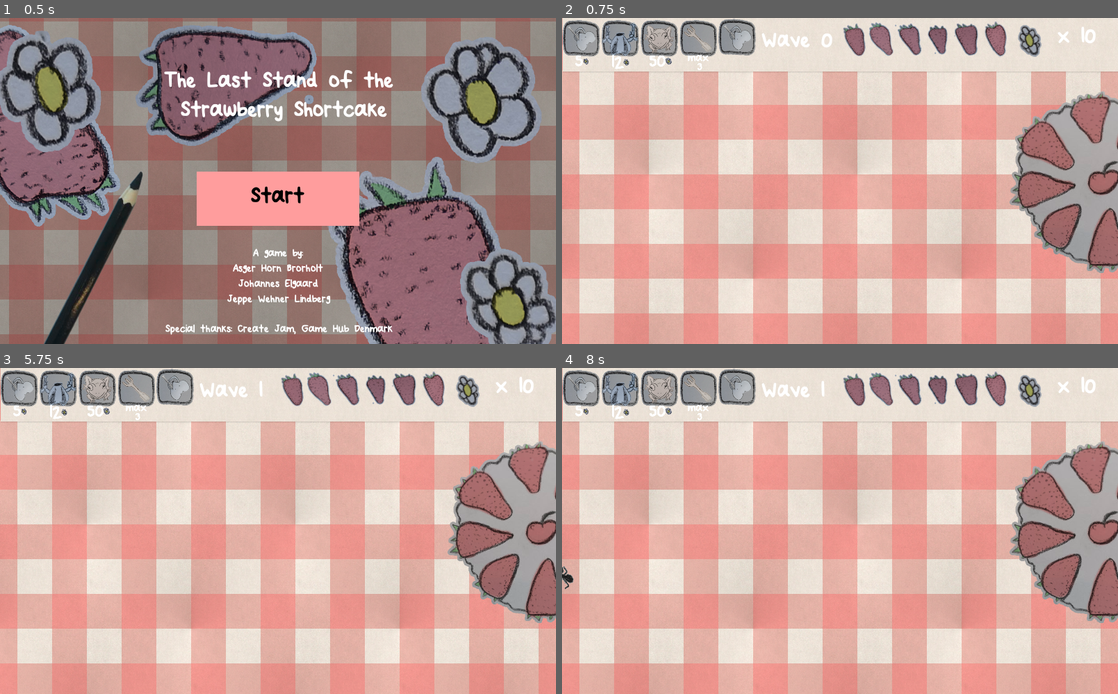
Above: before the commit, frames 1-4 (two rows, left to right).
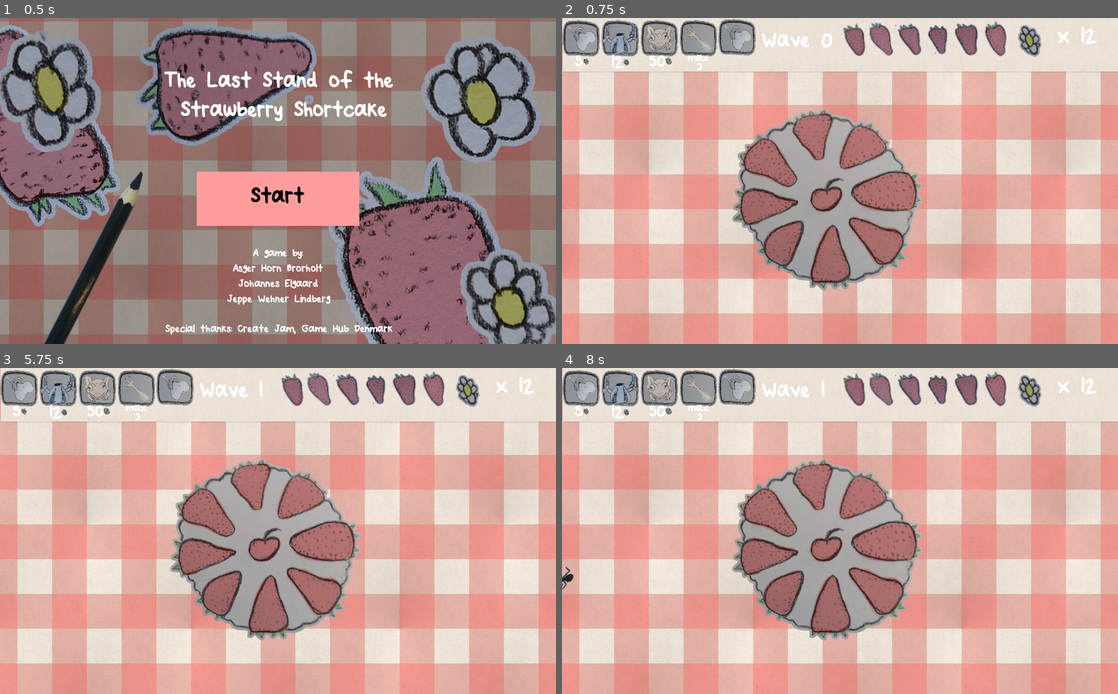
Above: after the commit, the same moments.

Repository: JeppeLindberg/Picnic
Game: Godot game, scene res://Scenes/TitleScreen.tscn
The game is run twice, just before and just after one commit, with the same random seed, the same clock (stepped at 60 frames per second) and the same inputs. The engine's default icon, where the game draws it, is replaced by a stand-in: a white triangle on a blue panel in a dark square.
Inputs (mouse positions are in pixels of both pictures, inside the frame that each line leads up to):
- Up to frame 1 (0.5 s): no input
- Up to frame 2 (0.75 s): click "Start" at 0.5 s
- Up to frame 3 (5.75 s): tap Enter at 1.25, 2.75, 4.25 s; move the mouse to (400, 514) at 1.27 s; click (400, 514) at 1.42 s; tap Space at 2, 3.5, 5 s; move the mouse to (166, 547) at 2.02 s; click (166, 547) at 2.17 s; move the mouse to (333, 459) at 2.77 s; click (333, 459) at 2.92 s; move the mouse to (250, 596) at 3.52 s; click (250, 596) at 3.67 s; move the mouse to (444, 579) at 4.27 s; click (444, 579) at 4.42 s; move the mouse to (111, 482) at 5.02 s; click (111, 482) at 5.17 s
- Up to frame 4 (8 s): move the mouse to (867, 531) at 5.77 s; click (867, 531) at 5.92 s; move the mouse to (756, 449) at 6.52 s; click (756, 449) at 6.67 s; move the mouse to (962, 514) at 7.27 s; click (962, 514) at 7.42 s

Frame 1 is identical in both runs. In frame 2, 22% of the frame differs, in the area x 30-100%, y 3-84%; in frame 3, 22%; in frame 4, 22%, in the area x 0-100%, y 3-84%.

Commit message:
Small balance changes, clarity

Diff:
--- a/Assets/Enemy.tscn
+++ b/Assets/Enemy.tscn
@@ -19,6 +19,7 @@
 } ]
 
 [node name="Enemy" type="KinematicBody2D"]
+z_index = 2
 collision_layer = 0
 script = ExtResource( 2 )
 money_drop_chance = 0.4
@@ -31,5 +32,5 @@
 position = Vector2( 2, -9.53674e-07 )
 scale = Vector2( 0.210526, 0.210526 )
 frames = SubResource( 2 )
-frame = 3
+frame = 1
 playing = true
--- a/Assets/Pickup.tscn
+++ b/Assets/Pickup.tscn
@@ -21,6 +21,7 @@
 flower_sprites = [ ExtResource( 1 ), ExtResource( 7 ), ExtResource( 3 ), ExtResource( 4 ), ExtResource( 5 ), ExtResource( 6 ) ]
 
 [node name="Sprite" type="Sprite" parent="."]
+z_index = 1
 texture = ExtResource( 1 )
 
 [node name="CollisionShape2D" type="CollisionShape2D" parent="."]
--- a/Scenes/MainScene.tscn
+++ b/Scenes/MainScene.tscn
@@ -43,7 +43,7 @@
 script = ExtResource( 9 )
 
 [node name="Cake" parent="." instance=ExtResource( 5 )]
-position = Vector2( 1000, 302 )
+position = Vector2( 489, 333 )
 
 [node name="GameState" type="Node2D" parent="."]
 script = ExtResource( 6 )
--- a/Scripts/GameState.gd
+++ b/Scripts/GameState.gd
@@ -15,7 +15,7 @@
 
 export var spawn_count_first_waves = [6, 14, 22, 36, 50]
 export var spawn_duration_first_waves = [5.0, 5.0, 5.0, 5.0, 5.0]
-export var money_reward_first_waves = [10, 12, 14, 16]
+export var money_reward_first_waves = [10, 12, 8, 6]
 
 export var seconds_between_rounds = 5
 export var round_spawn_duration_base = 4.0
@@ -24,7 +24,7 @@
 export var round_spawn_count_scaling = 7
 
 var current_health = 6
-var current_money = 10
+var current_money = 12
 
 var _current_wave = 0
 var _current_wave_start_time: int
